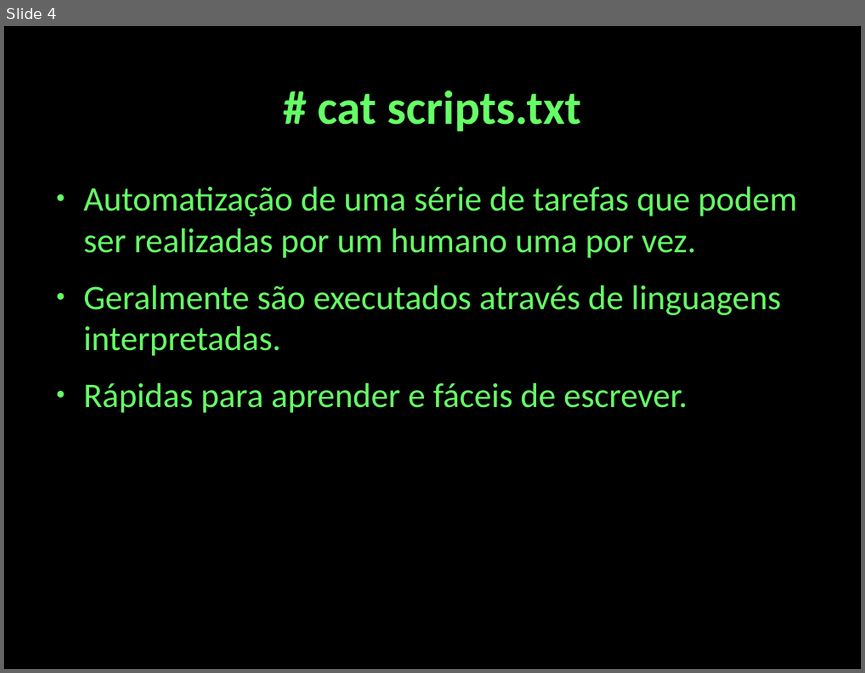
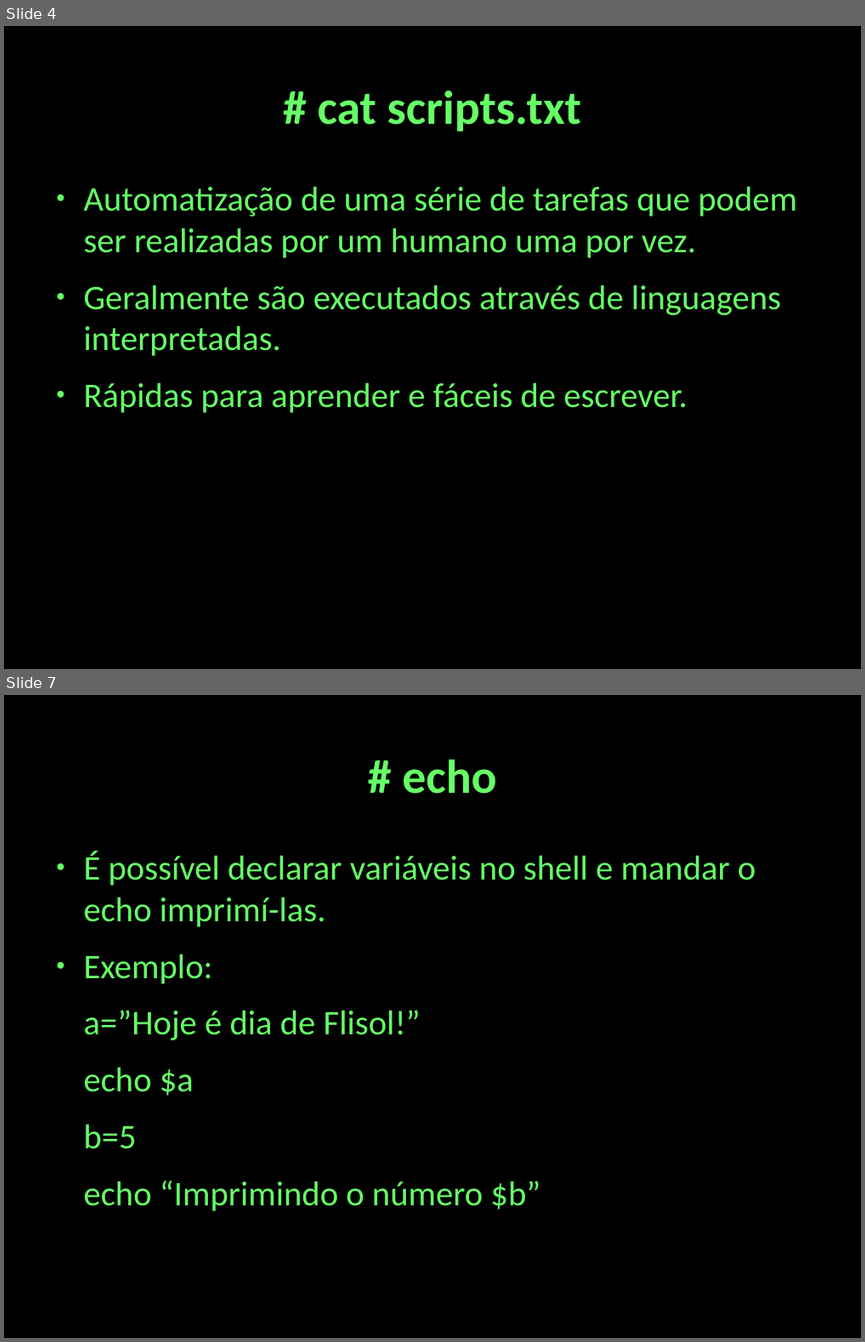
Before and after one commit to cjlcarvalho/presentations, a slide deck: shell-presentation.odp. Shown one above the other, each under a label of ours: slide 4 before the commit, slides 4 and 7 after it; the slides between them are not shown. The pictures are 865x673 and 865x1342 pixels, drawn with LibreOffice and Linux fonts; fonts in the diff are those of the drawing. Boxes give left, top, right and bottom in pixels: in the first picture for what was removed or moved away, otherwise in the second. Text is boxed around its words. In the diff, an @@ line names an element or a change of style, - is before the commit and + after.

```diff
--- a/shell-presentation.odp
+++ b/shell-presentation.odp
@@ slide 7 added at <box>4,695,861,1338</box>, background #000000 @@
@@ title added at <box>402,759,496,794</box>, 44 pt, text #66FF66, bold @@
+# echo
@@ text added at <box>84,851,755,1211</box>, 32 pt, text #66FF66 @@
+● É possível declarar variáveis no shell e mandar o echo imprimí-las.
+● Exemplo:
+a=”Hoje é dia de Flisol!”
+echo $a
+b=5
+echo “Imprimindo o número $b”
```
Also in this commit, not shown: 1 slide changed, 10 other slides added, 2 other files.
